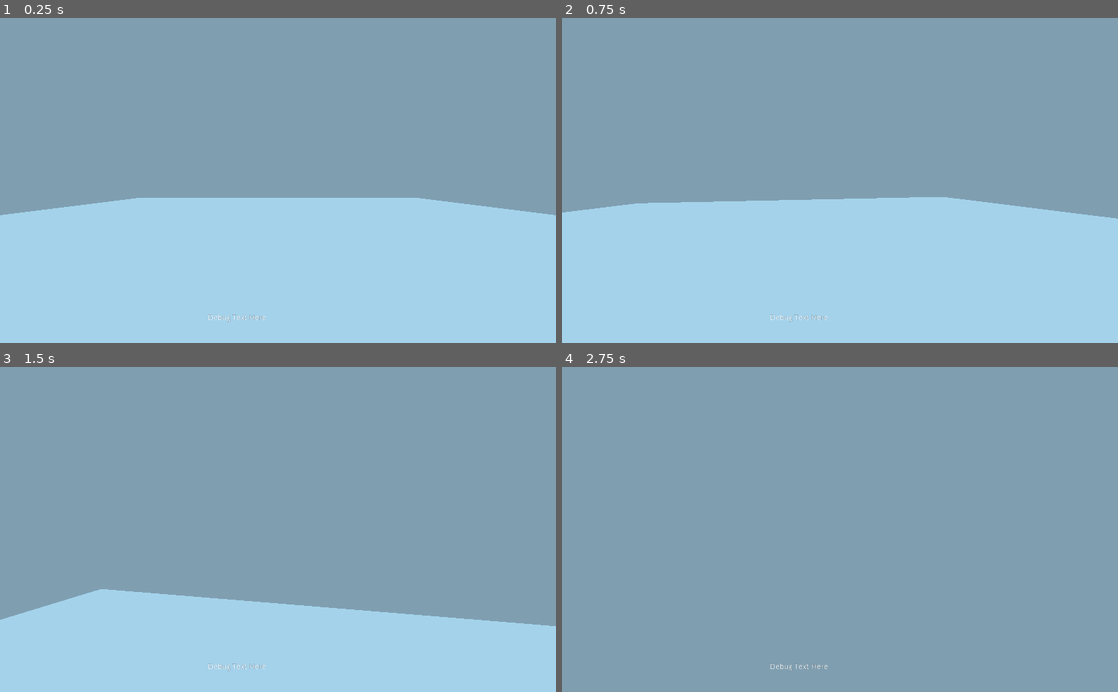
Above: before the commit, frames 1-4 (two rows, left to right).
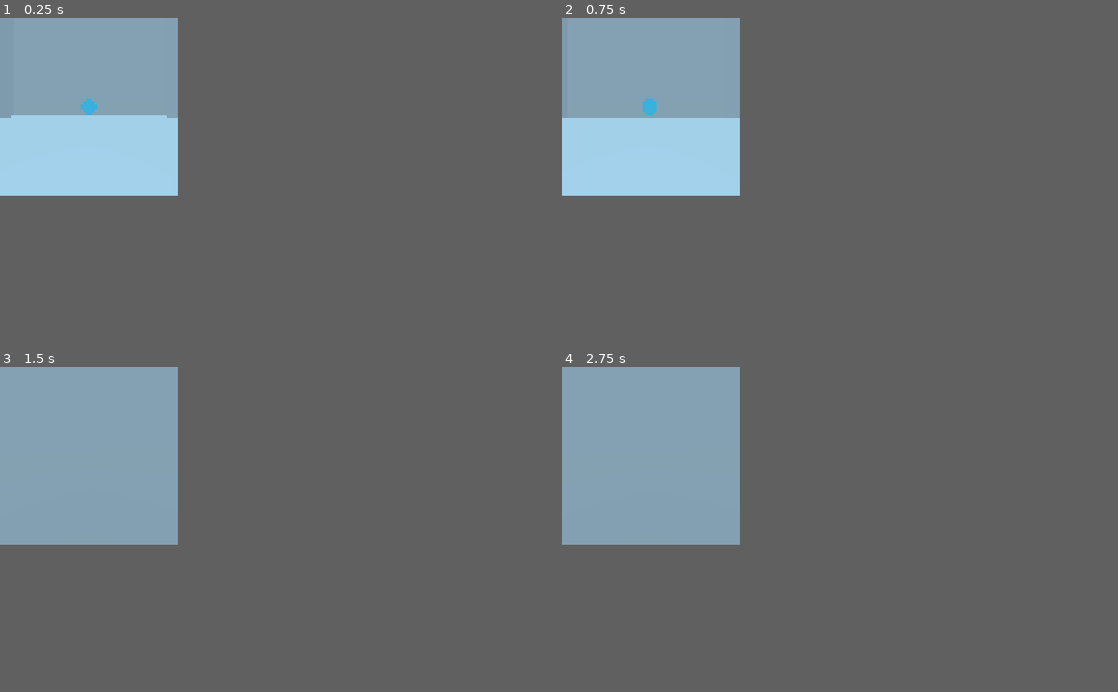
Above: after the commit, the same moments.

Repository: ReubenU/Project-Livid-Strawberries
Game: Godot game, scene res://MainGameScene.tscn
The game is run twice, just before and just after one commit, with the same random seed, the same clock (stepped at 60 frames per second) and the same inputs.
Inputs (mouse positions are in pixels of both pictures, inside the frame that each line leads up to):
- Up to frame 1 (0.25 s): no input
- Up to frame 2 (0.75 s): tap Enter (ui_accept) at 0.5 s; move the mouse to (867, 180) at 0.52 s; press the mouse at (867, 180) at 0.53 s; hold W (move_forward) from 0.53 s (still down)
- Up to frame 3 (1.5 s): keep holding W (move_forward); tap Space (jump) at 0.77 s; tap Shift (walk) at 0.8, 1.35 s; move the mouse to (250, 529) at 1.27 s; release the mouse at (250, 529) at 1.28 s
- Up to frame 4 (2.75 s): keep holding W (move_forward); tap Space (jump) at 1.52 s; click (812, 529) at 1.55 s; move the mouse to (851, 523) at 2.02 s; hold Ctrl (crouch) from 2.03 s (still down); tap Shift (walk) at 2.3 s
In our replay, the window is 800x468 before the commit and 256x256 after it. These sizes can differ from the game's own. Grey fills any space a smaller window leaves; there, only what the larger window draws over its background counts as a difference.

The runs differ from the first frame. In frame 1, 47% of the frame differs, in the area x 0-100%, y 0-94%; in frame 2, 47%; in frame 3, 26%; in frame 4, less than 0.1%.
Error before the commit: Attempt to call function 'get_child' in base 'null instance' on a null instance. (res://Prefabs/Player/scripts/PlayerController.gd:55)

Commit message:
Grappling Mechanic developed and finished

Diff:
--- a/Levels/GymTestLevel.tscn
+++ b/Levels/GymTestLevel.tscn
@@ -19,6 +19,7 @@
 
 [node name="CollisionBounds" type="StaticBody" parent="."]
 transform = Transform( 1, 0, 0, 0, 1, 0, 0, 0, 1, 0, 10, 0 )
+collision_layer = 2
 
 [node name="north" type="CollisionShape" parent="CollisionBounds"]
 transform = Transform( 1, 0, 0, 0, 1, 0, 0, 0, 1, 0, 0, -10.5 )
--- a/MainGameScene.tscn
+++ b/MainGameScene.tscn
@@ -8,16 +8,6 @@
 anchor_right = 1.0
 anchor_bottom = 1.0
 
-[node name="RichTextLabel" type="RichTextLabel" parent="GUI System"]
-anchor_left = 0.5
-anchor_top = 1.0
-anchor_right = 0.5
-anchor_bottom = 1.0
-margin_left = -129.5
-margin_top = -53.0
-margin_right = 129.5
-text = "Debug Text Here"
-
 [node name="Game World" type="Spatial" parent="."]
 
 [node name="GymTestLevel" parent="Game World" instance=ExtResource( 1 )]
--- a/Prefabs/Player/PlayerController.tscn
+++ b/Prefabs/Player/PlayerController.tscn
@@ -13,6 +13,13 @@
 margin = 0.001
 radius = 0.25
 height = 0.5
+
+[sub_resource type="SphereMesh" id=3]
+
+[sub_resource type="SpatialMaterial" id=4]
+flags_transparent = true
+flags_unshaded = true
+albedo_color = Color( 0, 0.737255, 1, 0.560784 )
 
 [node name="PlayerRoot" type="Spatial"]
 physics_interpolation_mode = 2
@@ -60,8 +67,12 @@
 script = ExtResource( 2 )
 
 [node name="GunHand" type="Spatial" parent="PlayerController/HeadTarget"]
-transform = Transform( 1, 0, 0, 0, 1, 0, 0, 0, 1, 0, 0, -0.272 )
 script = ExtResource( 4 )
+
+[node name="TetherRay" type="RayCast" parent="PlayerController/HeadTarget/GunHand"]
+enabled = true
+cast_to = Vector3( 0, 0, -25 )
+collision_mask = 2
 
 [node name="Camera" type="Camera" parent="."]
 transform = Transform( 1, 0, 0, 0, 1, 0, 0, 0, 1, 0, 0.5, 0 )
@@ -69,3 +80,8 @@
 fov = 100.0
 far = 250.0
 script = ExtResource( 3 )
+
+[node name="TetherCursor" type="MeshInstance" parent="."]
+transform = Transform( 1, 0, 0, 0, 1, 0, 0, 0, 1, 0, 0, -2.04574 )
+mesh = SubResource( 3 )
+material/0 = SubResource( 4 )
--- a/Prefabs/Player/scripts/CameraControls.gd
+++ b/Prefabs/Player/scripts/CameraControls.gd
@@ -2,7 +2,7 @@
 
 onready var player_body = $".."
 
-export var mouse_sens:float = 10;
+export var mouse_sens:float = 20;
 export var smooth_speed = 40;
 
 var bodyRot:float = 0;
--- a/Prefabs/Player/scripts/GunHand.gd
+++ b/Prefabs/Player/scripts/GunHand.gd
@@ -1,14 +1,33 @@
 extends Spatial
 
-#onready var weapon_prefab = preload("res://Prefabs/Weapons/Pistol.tscn")
-#var current_weapon
+onready var tether_ray = $TetherRay
 
-# Called when the node enters the scene tree for the first time.
-#func _ready():
-#	current_weapon = weapon_prefab.instance()
-#	add_child(current_weapon)
+signal activate_tether(hitpos)
+signal place_tether_cursor(hitpos)
+signal hide_tether_cursor()
+signal deactivate_tether()
 
+var hitPos = Vector3.ZERO
 
-# Called every frame. 'delta' is the elapsed time since the previous frame.
-#func _process(delta):
-#	pass
+func _process(_delta):
+	test_fire_tether()
+
+func test_fire_tether():
+	if (Input.is_action_pressed("fire_weapon")):
+		if (tether_ray.enabled and tether_ray.is_colliding()):
+			hitPos = tether_ray.get_collision_point()
+			tether_ray.enabled = false
+
+		elif (tether_ray.enabled == false):
+			emit_signal("activate_tether", hitPos)
+
+	elif (Input.is_action_just_released("fire_weapon")):
+		tether_ray.enabled = true
+		emit_signal("deactivate_tether")
+
+	elif (tether_ray.is_colliding()):
+		hitPos = tether_ray.get_collision_point()
+		emit_signal("place_tether_cursor", hitPos)
+
+	elif (!tether_ray.is_colliding()):
+		emit_signal("hide_tether_cursor")
--- a/Prefabs/Player/scripts/PlayerController.gd
+++ b/Prefabs/Player/scripts/PlayerController.gd
@@ -32,9 +32,19 @@
 onready var coyote_timer = $CoyoteTimer
 onready var head_target = $HeadTarget
 
-var debug_text_label
+onready var tether_gun = $HeadTarget/GunHand
+onready var tether_cursor = $"../TetherCursor"
+
+var tether_delta = Vector3.ZERO
 
 var input_event:InputEvent;
+
+enum movement_states {
+	DEFAULT,
+	TETHERED
+}
+
+onready var move_state = movement_states.DEFAULT
 
 # Handle inputs here.
 func _unhandled_input(event):
@@ -52,16 +62,62 @@
 func _ready():
 	coyote_timer.wait_time = coyote_time
 
-	debug_text_label = get_tree().get_root().get_children()[0].get_child(0).get_child(0)
+	tether_gun.connect("activate_tether", self, "_on_Activate_Tether")
+	tether_gun.connect("deactivate_tether", self, "_on_Deactivate_Tether")
+	tether_gun.connect("place_tether_cursor", self, "_on_Place_Tether_Cursor")
+	tether_gun.connect("hide_tether_cursor", self, "_on_Hide_Tether_Cursor")
 
 
 # Called every frame. 'delta' is the elapsed time since the previous frame.
 func _physics_process(delta):
-	handle_movement(delta)
-	handle_walking()
+
+	match move_state:
+		movement_states.DEFAULT:
+			handle_movement(delta)
+			handle_walking()
+		movement_states.TETHERED:
+			launch_player(delta)
+
 	crouch(delta)
-	test_collision_handling(debug_text_label)
-
+
+	#print(tether_cursor.visible)
+
+#-------------------------------#
+
+#### Tether gun mechanic ####
+func _on_Activate_Tether(hitPos):
+	tether_delta = hitPos - global_transform.origin
+
+	if (move_state != movement_states.TETHERED):
+		move_state = movement_states.TETHERED
+
+func _on_Deactivate_Tether():
+	h_velocity = lin_velocity
+	move_state = movement_states.DEFAULT
+
+func _on_Place_Tether_Cursor(hitPos):
+	tether_cursor.visible = true
+
+	tether_cursor.global_transform.origin = hitPos
+
+func _on_Hide_Tether_Cursor():
+	tether_cursor.visible = false
+
+func launch_player(delta):
+	gravity_vector = Vector3.ZERO
+
+	var local_x = transform.basis.x * input_dir.x * run_speed
+	var local_z = transform.basis.z * input_dir.y * run_speed
+
+	var velocity = local_x + local_z + (tether_delta.normalized() * 25)
+
+	h_velocity = h_velocity.linear_interpolate(velocity, air_acceleration * delta)
+
+	lin_velocity = move_and_slide(h_velocity, Vector3.UP)
+
+#### End Tether gun Mechanic ####
+
+#-------------------------------#
 
 #### Movement functions ####
 func handle_movement(delta):
@@ -219,16 +275,3 @@
 		axis.x = 0
 
 	return axis.normalized()
-
-func test_collision_handling(debug_text_label:RichTextLabel):
-	var numSlides = get_slide_count()
-
-	var txt = ''
-
-	if (numSlides > 0):
-		for i in range(numSlides):
-			var collision:KinematicCollision = get_slide_collision(i)
-
-			txt += str(collision.position)
-
-	debug_text_label.text = txt
--- a/project.godot
+++ b/project.godot
@@ -13,6 +13,13 @@
 config/name="Project-Livid-Strawberries"
 run/main_scene="res://MainGameScene.tscn"
 config/icon="res://icon.png"
+
+[display]
+
+window/size/width=64
+window/size/height=64
+window/stretch/mode="viewport"
+window/stretch/aspect="keep"
 
 [gui]
 
@@ -72,4 +79,6 @@
 
 [rendering]
 
+quality/driver/driver_name="GLES2"
+2d/snapping/use_gpu_pixel_snap=true
 environment/default_environment="res://default_env.tres"
Not shown: 1 places in Prefabs/Player/PlayerController.tscn that only renumber resources
